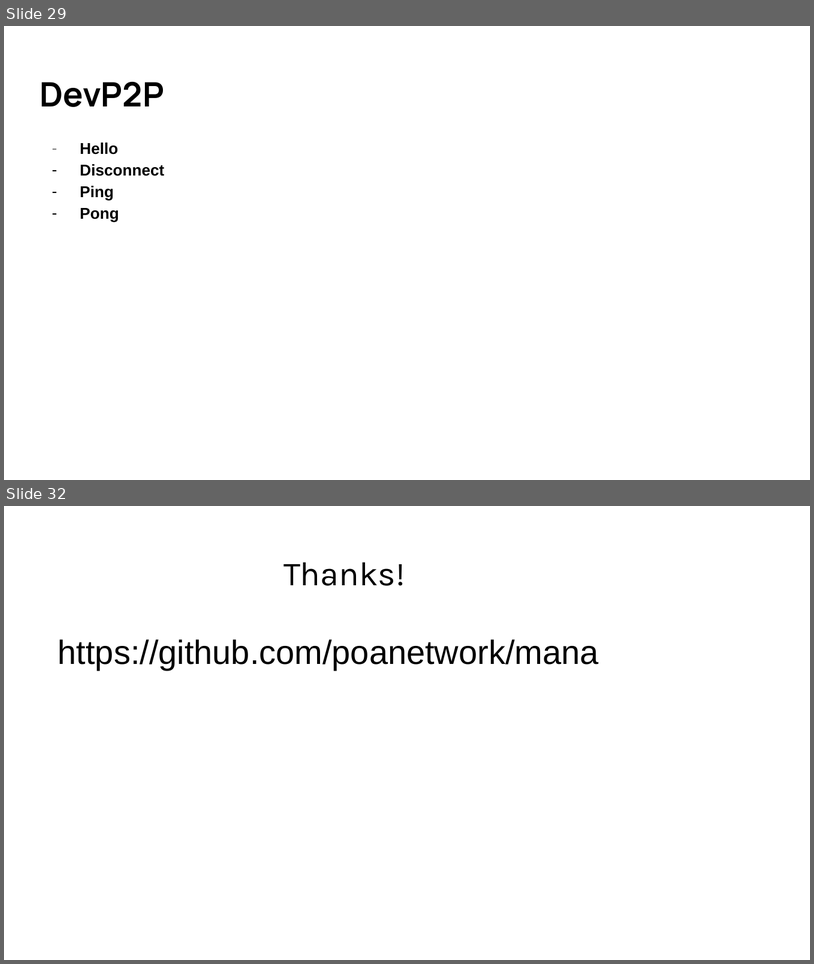
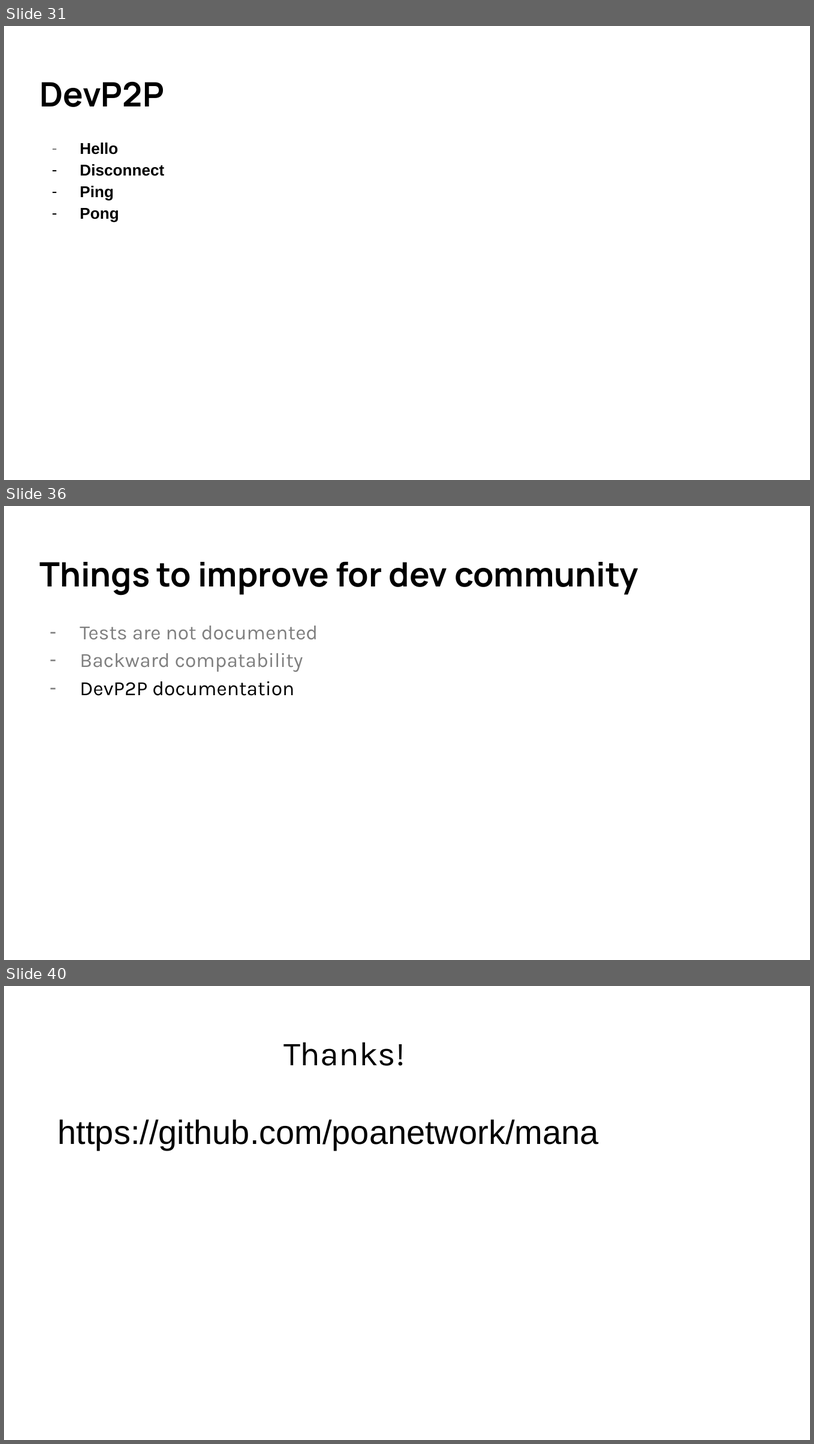
Before and after one commit to ayrat555/talks, a slide deck: mana/Mana.odp. Shown one above the other, each under a label of ours: slides 29 and 32 before the commit, slides 31, 36 and 40 after it; the slides between them are not shown. The pictures are 814x964 and 814x1444 pixels, drawn with LibreOffice and Linux fonts; fonts in the diff are those of the drawing. Boxes give left, top, right and bottom in pixels: in the first picture for what was removed or moved away, otherwise in the second. Text is boxed around its words. In the diff, an @@ line names an element or a change of style, - is before the commit and + after.

```diff
--- a/mana/Mana.odp
+++ b/mana/Mana.odp
@@ slide 36 added at [4,506,810,960], background #FFFFFF @@
@@ title added at [39,562,639,595], 30 pt, text #000000, bold @@
+Things to improve for dev community
@@ text added at [80,625,318,696], 18 pt, text #7F7F7F @@
+– Tests are not documented
+– Backward compatability
+– DevP2P documentation
@@ what was slide 29 is now slide 31 @@
@@ what was slide 32 is now slide 40 @@
```
Also in this commit, not shown: 1 slide changed, 8 other slides added, 1 slide removed, 2 other files.
